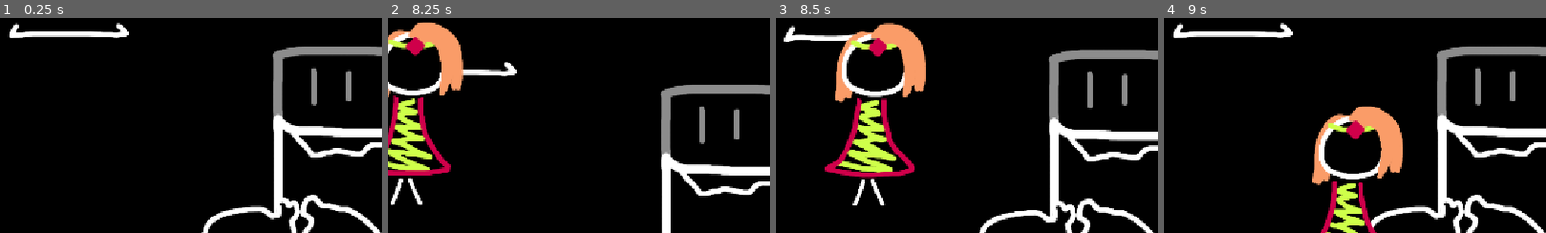
Above: before the commit, frames 1-4 (left to right).
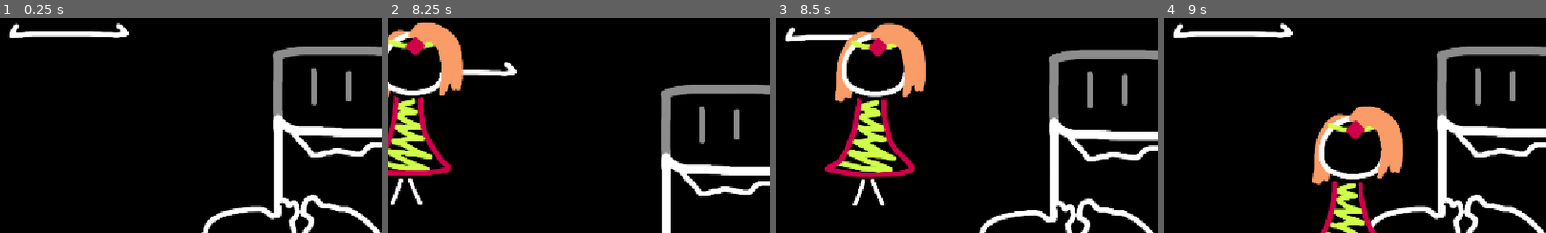
Above: after the commit, the same moments.

Repository: MarmadileManteater/I-Just-Wanted-to-Be-Younger-But-Now-I-m-Fighting-for-My-Life-Against-a-Problematic-Authority-Figure
Game: Godot game, scene res://scenes/boss_1_screen_3/boss_1_screen_3.tscn
Same seed, same stepped clock (60 frames per second), same inputs: the game is played once before the commit and once after it.
Inputs:
- Up to frame 1 (0.25 s): no input
- Up to frame 2 (8.25 s): tap Enter (ui_accept) at 0.5, 0.77, 1.52, 3.02, 3.77, 4.52, 6.02, 6.77, 7.52 s; hold Right (ui_right) 0.53-2.03 s; hold Left (ui_left) 2.03-2.78 s; hold Right (ui_right) 2.78-4.28 s; hold Left (ui_left) 4.28-5.03 s; hold Right (ui_right) 5.03-5.78 s; hold Left (ui_left) 5.78-7.28 s; hold Right (ui_right) from 7.28 s (still down)
- Up to frame 3 (8.5 s): keep holding Right (ui_right)
- Up to frame 4 (9 s): keep holding Right (ui_right)
The pictures show only the part of the screen within x 32-82%, y 28-78%; the shares and areas given below are measured in that part.

Frames 1-2 are identical in both runs. In frame 3, 0.3% of the frame differs, in the area x 2-20%, y 3-12%; in frame 4, nothing differs.

Commit message:
Fix awning behavior so it only falls through when player is standing on it

Diff:
--- a/project/scenes/boss_1_screen_3/boss_1_screen_3.tscn
+++ b/project/scenes/boss_1_screen_3/boss_1_screen_3.tscn
@@ -39,12 +39,15 @@
 
 [node name="Awning" parent="." unique_id=2073388634 instance=ExtResource("6_6xt62")]
 position = Vector2(473, 199)
+seconds_to_fallthrough = 1.0
 
 [node name="Awning2" parent="." unique_id=429371361 instance=ExtResource("6_6xt62")]
 position = Vector2(129, 50)
+seconds_to_fallthrough = 1.0
 
 [node name="Awning3" parent="." unique_id=1571682451 instance=ExtResource("6_6xt62")]
 position = Vector2(469, -52)
+seconds_to_fallthrough = 0.25
 
 [node name="Willow" parent="." unique_id=1438157277 instance=ExtResource("2_mchix")]
 position = Vector2(274, 234)
--- a/project/scenes/nested/awning/awning.gd
+++ b/project/scenes/nested/awning/awning.gd
@@ -1,8 +1,10 @@
 extends Node2D
 
-@export var seconds_to_fallthrough = 2
-@export var seconds_to_restore = 2
+@export var seconds_to_fallthrough: float = 2
+@export var seconds_to_restore: float = 2
 @export var character_name = "Willow"
+@export var character_height = 300
+@export var fallthrough_inevitable = false
 
 var fall_through_timer: Timer
 var restore_timer: Timer
@@ -17,24 +19,22 @@
 	collision_shape = static_body.find_child("CollisionShape2D")
 	animated_sprite = find_child("AnimatedSprite2D", true)
 
-# Called every frame. 'delta' is the elapsed time since the previous frame.
-func _process(delta: float) -> void:
-	pass
-
 func _on_area_2d_body_entered(body: Node2D) -> void:
-	# TODO make this based on detected collision with static body instead of area 2d
 	if body.name == character_name:
 		if animated_sprite.animation != "fall":
-			animated_sprite.play("shaking")
-			fall_through_timer = Timer.new()
-			fall_through_timer.connect("timeout", fall_through)
-			fall_through_timer.one_shot = true
-			add_child(fall_through_timer)
-			fall_through_timer.start(seconds_to_fallthrough)
+			if body.position.y + character_height / 2 < position.y:
+				animated_sprite.play("shaking")
+				fall_through_timer = Timer.new()
+				fall_through_timer.connect("timeout", fall_through)
+				fall_through_timer.one_shot = true
+				add_child(fall_through_timer)
+				fall_through_timer.start(seconds_to_fallthrough)
 
 func _on_area_2d_body_exited(body: Node2D) -> void:
 	if body.name == character_name:
 		if fall_through_timer != null:
+			if fallthrough_inevitable:
+				return
 			fall_through_timer.disconnect("timeout", fall_through)
 			remove_child(fall_through_timer)
 			fall_through_timer = null
--- a/project/scenes/nested/boss_feet/boss_feet.gd
+++ b/project/scenes/nested/boss_feet/boss_feet.gd
@@ -14,9 +14,3 @@
 	rightie = find_child("Rightie")
 	rightie.character_name = character_name
 	animation_player = find_child("AnimationPlayer")
-	pass # Replace with function body.
-
-
-# Called every frame. 'delta' is the elapsed time since the previous frame.
-func _process(delta: float) -> void:
-	pass
